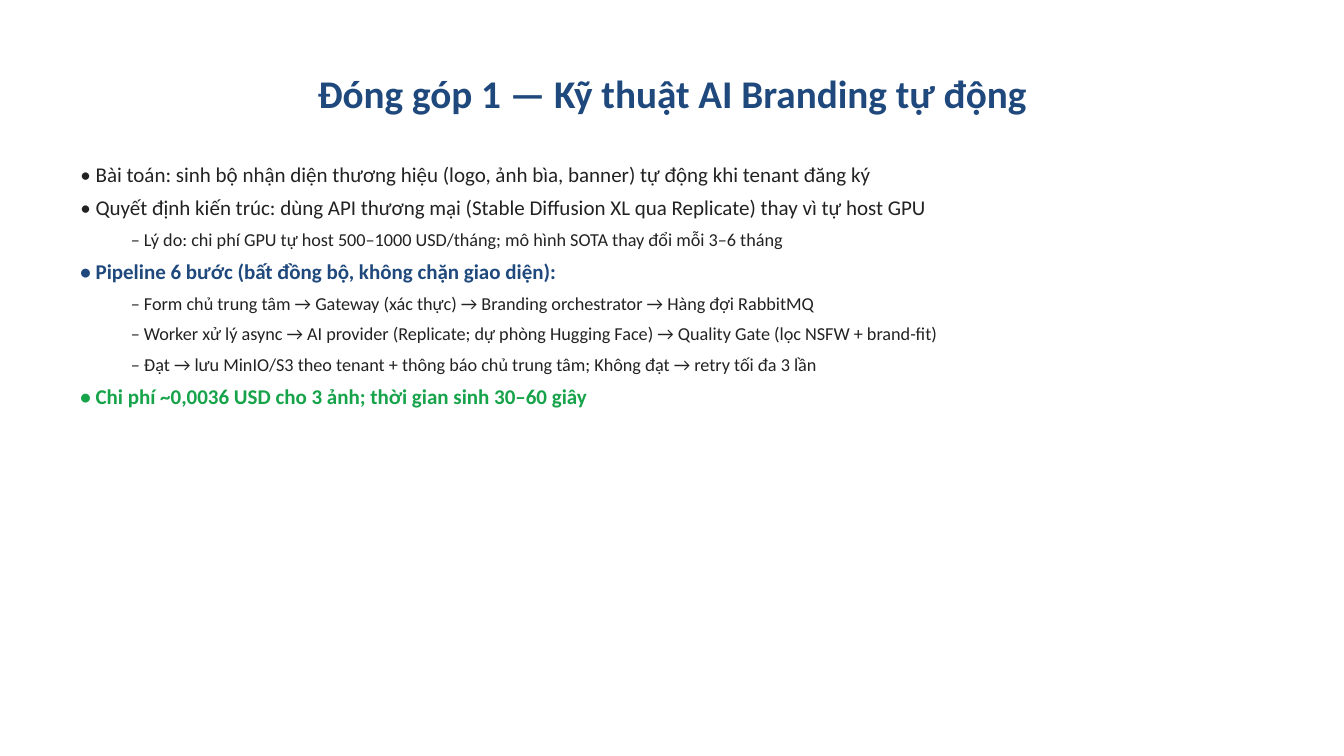
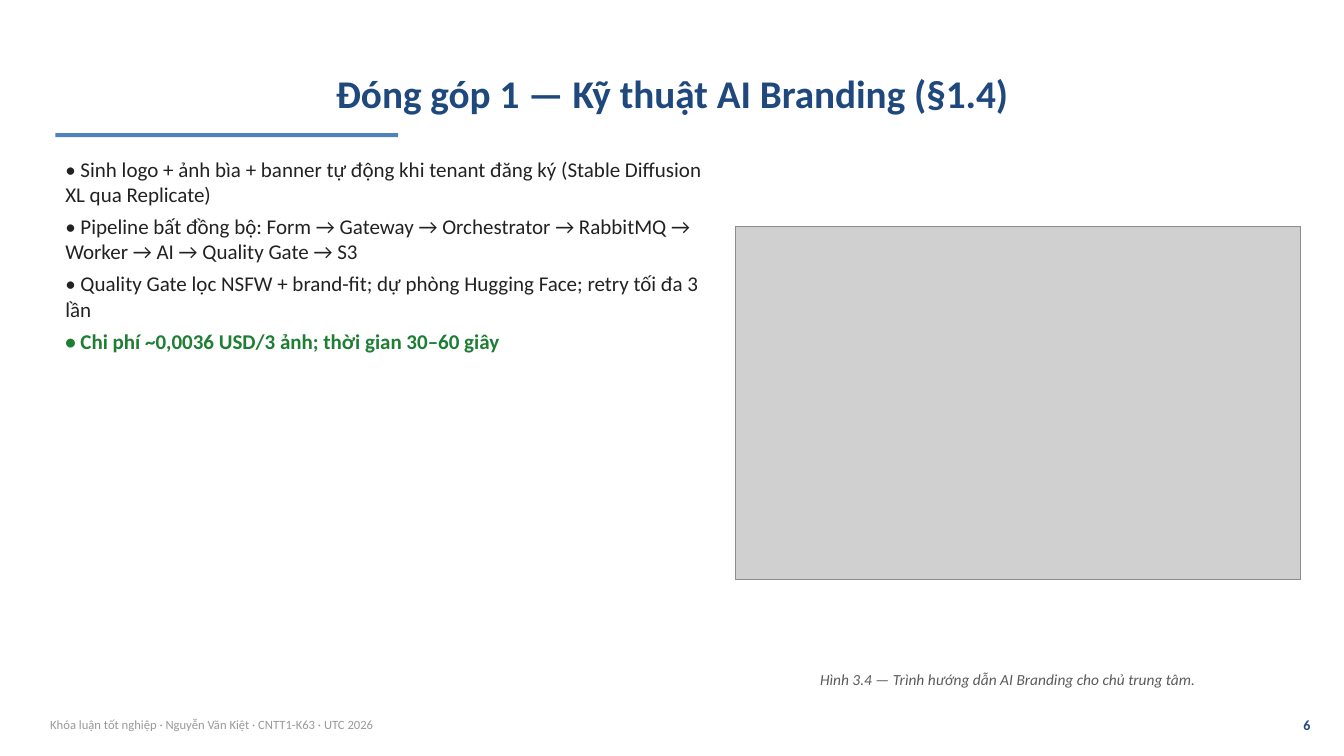
Before and after one commit to VictorAurelius/2026-Kite-Class-Platform, a slide deck: slide 6 of documents/08-thesis/defense/KiteHub-baove-khoaluan-20slide.pptx. Drawn at 1344x756 pixels with LibreOffice and Linux fonts; fonts in the diff are those of the drawing; grey boxes stand for pictures. Boxes give left, top, right and bottom in pixels: in the first picture for what was removed or moved away, otherwise in the second. Text is boxed around its words. In the diff, an @@ line names an element or a change of style, - is before the commit and + after.

```diff
--- a/documents/08-thesis/defense/KiteHub-baove-khoaluan-20slide.pptx
+++ b/documents/08-thesis/defense/KiteHub-baove-khoaluan-20slide.pptx
@@ title at [336, 79, 1008, 115]: text changed @@
-Đóng góp 1 — Kỹ thuật AI Branding tự động
+Đóng góp 1 — Kỹ thuật AI Branding (§1.4)
@@ rectangle added at [55, 133, 398, 137], fill #4F81BD @@
@@ text at [65, 162, 701, 353]: text changed; size 13 to 15 pt @@
-• Bài toán: sinh bộ nhận diện thương hiệu (logo, ảnh bìa, banner) tự động khi tenant đăng ký
-• Quyết định kiến trúc: dùng API thương mại (Stable Diffusion XL qua Replicate) thay vì tự host GPU
-  – Lý do: chi phí GPU tự host 500–1000 USD/tháng; mô hình SOTA thay đổi mỗi 3–6 tháng
-• Pipeline 6 bước (bất đồng bộ, không chặn giao diện):
-  – Form chủ trung tâm → Gateway (xác thực) → Branding orchestrator → Hàng đợi RabbitMQ
-  – Worker xử lý async → AI provider (Replicate; dự phòng Hugging Face) → Quality Gate (lọc NSFW + brand-fit)
-  – Đạt → lưu MinIO/S3 theo tenant + thông báo chủ trung tâm; Không đạt → retry tối đa 3 lần
-• Chi phí ~0,0036 USD cho 3 ảnh; thời gian sinh 30–60 giây
+• Sinh logo + ảnh bìa + banner tự động khi tenant đăng ký (Stable Diffusion XL qua Replicate)
+• Pipeline bất đồng bộ: Form → Gateway → Orchestrator → RabbitMQ → Worker → AI → Quality Gate → S3
+• Quality Gate lọc NSFW + brand-fit; dự phòng Hugging Face; retry tối đa 3 lần
+• Chi phí ~0,0036 USD/3 ảnh; thời gian 30–60 giây
@@ picture added at [736, 227, 1301, 580] @@
@@ text added at [820, 672, 1195, 688], 11 pt, text #5A5A5A, italic @@
+Hình 3.4 — Trình hướng dẫn AI Branding cho chủ trung tâm.
@@ text added at [50, 719, 374, 731], 9 pt, text #9A9A9A @@
+Khóa luận tốt nghiệp · Nguyễn Văn Kiệt · CNTT1-K63 · UTC 2026
@@ text added at [1303, 720, 1310, 730], 10 pt, text #1F497D, bold @@
+6
```
Also in this commit, not shown: 13 other slides changed, 12 slides added, 12 slides removed, 22 other files.
